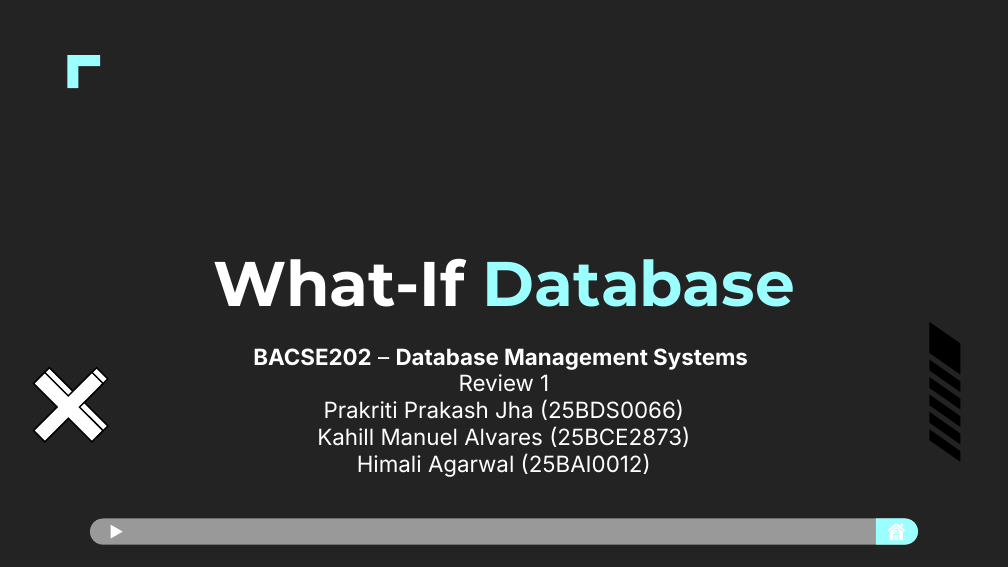
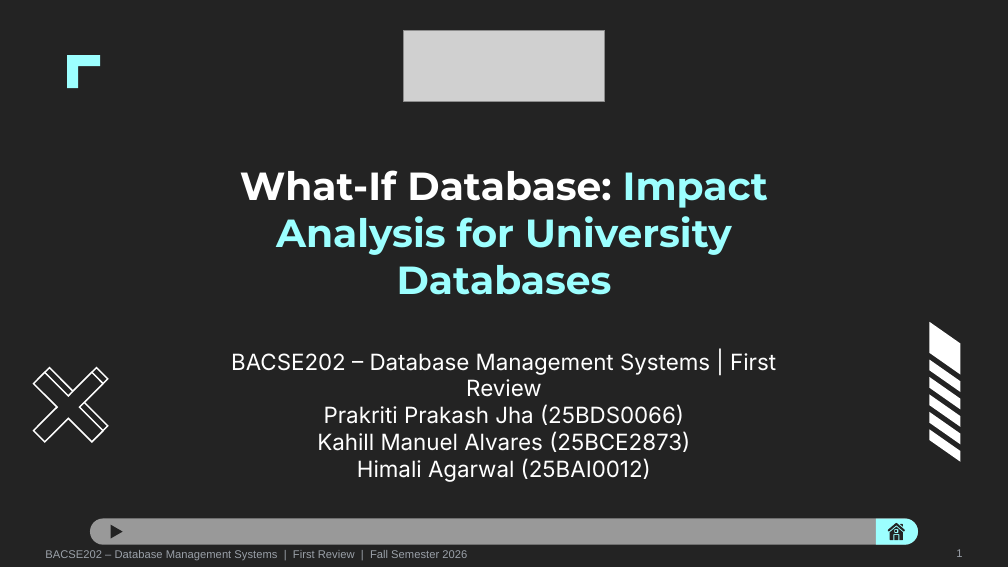
Before and after one commit to prakritijha26/DatabaseSystems_Project, a slide deck: slide 1 of WhatIf_Database_Review_1.pptx. Drawn at 1008x567 pixels with LibreOffice and Linux fonts; fonts in the diff are those of the drawing; grey boxes stand for pictures; background and template pictures are left out. Boxes give left, top, right and bottom in pixels: in the first picture for what was removed or moved away, otherwise in the second. Text is boxed around its words. In the diff, an @@ line names an element or a change of style, - is before the commit and + after.

Commit message:
"Updated Review 1 PPT and PDF"

```diff
--- a/WhatIf_Database_Review_1.pptx
+++ b/WhatIf_Database_Review_1.pptx
@@ picture added at box(403, 30, 605, 102) @@
@@ title at box(240, 170, 768, 295): text changed; size 45 to 28 pt @@
-What-If Database
+What-If Database: Impact Analysis for University Databases
@@ subtitle at box(231, 353, 776, 397): text changed; bold off @@
-BACSE202 – Database Management Systems
-Review 1
+BACSE202 – Database Management Systems | First Review
@@ freeform shape at box(32, 371, 104, 443): outline redrawn @@
@@ freeform shape at box(33, 372, 103, 442): fill #000000 to #232323; outline redrawn @@
@@ freeform shape at box(37, 367, 109, 438): outline redrawn @@
@@ freeform shape at box(38, 368, 108, 437): fill #000000 to #232323; outline redrawn @@
@@ fill #000000 to #FFFFFF in 6 elements at box(929, 322, 961, 374), box(929, 360, 961, 392), box(929, 377, 961, 409), box(929, 394, 961, 426), box(929, 412, 961, 445), box(929, 429, 961, 462) @@
@@ freeform shape at box(888, 523, 905, 531): fill #FFFFFF to #232323; outline redrawn @@
@@ fill #FFFFFF to #232323 in 4 elements at box(111, 524, 123, 538), box(900, 524, 903, 527), box(895, 530, 897, 532), box(890, 526, 903, 539) @@
@@ freeform shape at box(894, 535, 898, 540): fill #FFFFFF to #232323; outline redrawn @@
@@ text added at box(45, 550, 467, 560), 8 pt, text #9AA0A8 @@
+BACSE202 – Database Management Systems | First Review | Fall Semester 2026
@@ text added at box(956, 549, 962, 557), 8 pt, text #9AA0A8 @@
+1
```
Also in this commit, not shown: 9 other slides changed, 6 slides added, 2 other files.
